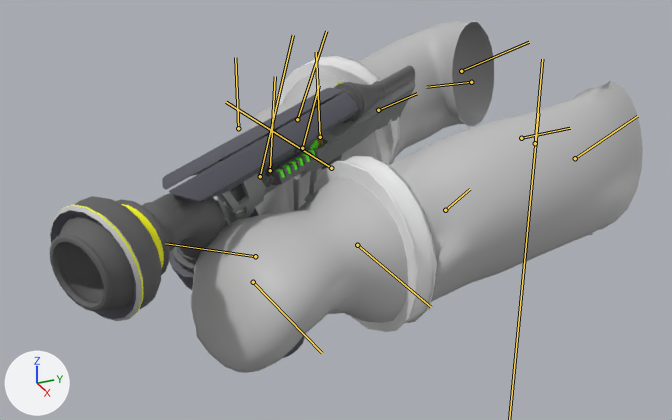
Before and after pictures for a commit that changed the FBX model Client/BiReJe JoCo/Assets/Art/Animation/Character/Hunter/hunter_fps_run.fbx.
Rendered twice from a 50 mm lens placed at (0.01203, -0.00909, 0.01755), pointed at (-0.00151, -0.00299, 0.01078). Every picture has the same lights, and +X, +Y and +Z are marked at lower left. Both versions are drawn at frame 31 of the action 'Take 001'; the numbers are the values there. The bones that bend it are drawn over the model as lines.

Objects in the first picture: 'CharacterFPS_anim_01:FPS_Body_Geo'.
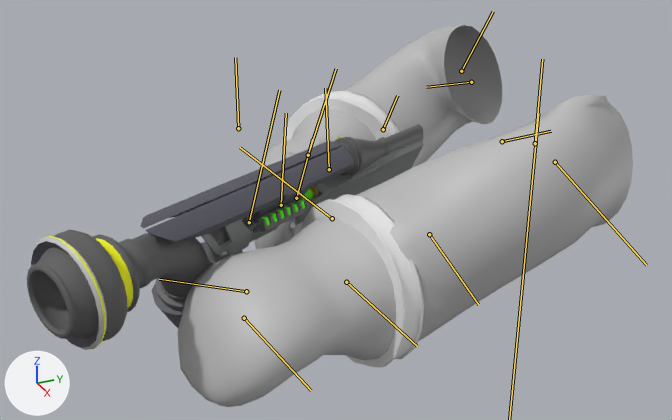
What changed in the scene script:
```text
Change bone_characterfps_anim_01_gun_handle_back_def:
    where bone_characterfps_anim_01_gun_handle_back_def = bpy.data.objects['CharacterFPS_anim_01:Def'].pose.bones['CharacterFPS_anim_01:Gun_handle_back_def']  # child of 'CharacterFPS_anim_01:Gun_root_def'
    bone_characterfps_anim_01_gun_handle_back_def.location: (0.0, 0.0, 0.0) -> (0.095, 0.0, -0.029)
    bone_characterfps_anim_01_gun_handle_back_def.rotation_quaternion: (0.948, -0.211, 0.011, 0.24) -> (0.964, -0.155, 0.028, 0.214)  # degrees (-23, 7, 27) -> degrees (-17, 7, 24)
Change bone_characterfps_anim_01_gun_bullet_defs:
    where bone_characterfps_anim_01_gun_bullet_defs = bpy.data.objects['CharacterFPS_anim_01:Def'].pose.bones['CharacterFPS_anim_01:Gun_bullet_defs']  # child of 'CharacterFPS_anim_01:Gun_root_def'
    bone_characterfps_anim_01_gun_bullet_defs.location: (-0.095, -0.014, 0.03) -> (-0.08, -0.107, 0.023)
    bone_characterfps_anim_01_gun_bullet_defs.rotation_quaternion: (0.948, 0.011, 0.272, 0.168) -> (0.964, 0.028, 0.211, 0.159)  # degrees (8, 31, 22) -> degrees (8, 23, 20)
Change bone_characterfps_anim_01_clavicle_l_def:
    where bone_characterfps_anim_01_clavicle_l_def = bpy.data.objects['CharacterFPS_anim_01:Def'].pose.bones['CharacterFPS_anim_01:Clavicle_l_def']  # child of 'CharacterFPS_anim_01:Stomach_def'
    bone_characterfps_anim_01_clavicle_l_def.location: (-0.138, -0.035, -0.013) -> (-0.141, -0.074, -0.013)
Change bone_characterfps_anim_01_shoulder_l_def:
    where bone_characterfps_anim_01_shoulder_l_def = bpy.data.objects['CharacterFPS_anim_01:Def'].pose.bones['CharacterFPS_anim_01:Shoulder_l_def']  # child of 'CharacterFPS_anim_01:Clavicle_l_def'
    bone_characterfps_anim_01_shoulder_l_def.rotation_quaternion: (0.566, 0.313, -0.185, -0.74) -> (0.639, 0.066, 0.266, -0.719)  # degrees (41, 15, -100) -> degrees (-19, 26, -101)
Change bone_characterfps_anim_01_wrist_l_def:
    where bone_characterfps_anim_01_wrist_l_def = bpy.data.objects['CharacterFPS_anim_01:Def'].pose.bones['CharacterFPS_anim_01:Wrist_l_def']  # child of 'CharacterFPS_anim_01:Elbow_l_def'
    bone_characterfps_anim_01_wrist_l_def.rotation_quaternion: (0.888, -0.417, -0.116, 0.154) -> (0.945, 0.069, -0.303, 0.104)  # degrees (-51, -4, 22) -> degrees (5, -36, 11)
Change bone_characterfps_anim_01_fingers_l_def:
    where bone_characterfps_anim_01_fingers_l_def = bpy.data.objects['CharacterFPS_anim_01:Def'].pose.bones['CharacterFPS_anim_01:Fingers_l_def']  # child of 'CharacterFPS_anim_01:Wrist_l_def'
    bone_characterfps_anim_01_fingers_l_def.rotation_quaternion: (0.92, 0.001, 0.393, -0.002) -> (0.945, 0.0, 0.328, -0.002)  # degrees (0, 46, 0) -> degrees (0, 38, 0)
Change bone_characterfps_anim_01_shoulder_r_def:
    where bone_characterfps_anim_01_shoulder_r_def = bpy.data.objects['CharacterFPS_anim_01:Def'].pose.bones['CharacterFPS_anim_01:Shoulder_r_def']  # child of 'CharacterFPS_anim_01:Clavicle_r_def'
    bone_characterfps_anim_01_shoulder_r_def.rotation_quaternion: (0.599, -0.053, 0.232, -0.764) -> (0.609, -0.088, 0.42, -0.668)  # degrees (-25, 11, -106) -> degrees (-47, 23, -105)
Change bone_characterfps_anim_01_wrist_r_def:
    where bone_characterfps_anim_01_wrist_r_def = bpy.data.objects['CharacterFPS_anim_01:Def'].pose.bones['CharacterFPS_anim_01:Wrist_r_def']  # child of 'CharacterFPS_anim_01:Elbow_r_def'
    bone_characterfps_anim_01_wrist_r_def.rotation_quaternion: (0.847, -0.479, 0.114, -0.201) -> (0.918, -0.284, 0.108, -0.254)  # degrees (-59, 0, -27) -> degrees (-35, 3, -32)
```

Location of each change, (x1, y1, x2, y2) in pixels of the pictures (672 x 420 px):
'CharacterFPS_anim_01:FPS_Body_Geo', posed (9% taller)
    before: (50, 22, 643, 373)
    after: (27, 25, 633, 407)
bone 'CharacterFPS_anim_01:Gun_handle_back_def', root to tip
    before: (331, 168) to (226, 102)
    after: (332, 218) to (240, 147)
bone 'CharacterFPS_anim_01:Gun_bullet_defs', root to tip
    before: (302, 148) to (319, 85)
    after: (296, 198) to (312, 139)
bone 'CharacterFPS_anim_01:Clavicle_l_def', root to tip
    before: (521, 138) to (570, 128)
    after: (502, 141) to (551, 131)
bone 'CharacterFPS_anim_01:Shoulder_l_def', root to tip
    before: (575, 158) to (637, 116)
    after: (555, 162) to (646, 265)
bone 'CharacterFPS_anim_01:Wrist_l_def', root to tip
    before: (357, 245) to (431, 307)
    after: (346, 282) to (417, 346)
bone 'CharacterFPS_anim_01:Fingers_l_def', root to tip
    before: (253, 282) to (322, 353)
    after: (244, 318) to (311, 390)
bone 'CharacterFPS_anim_01:Shoulder_r_def', root to tip
    before: (461, 71) to (529, 42)
    after: (461, 71) to (493, 11)
bone 'CharacterFPS_anim_01:Wrist_r_def', root to tip
    before: (320, 137) to (316, 52)
    after: (329, 169) to (325, 88)
